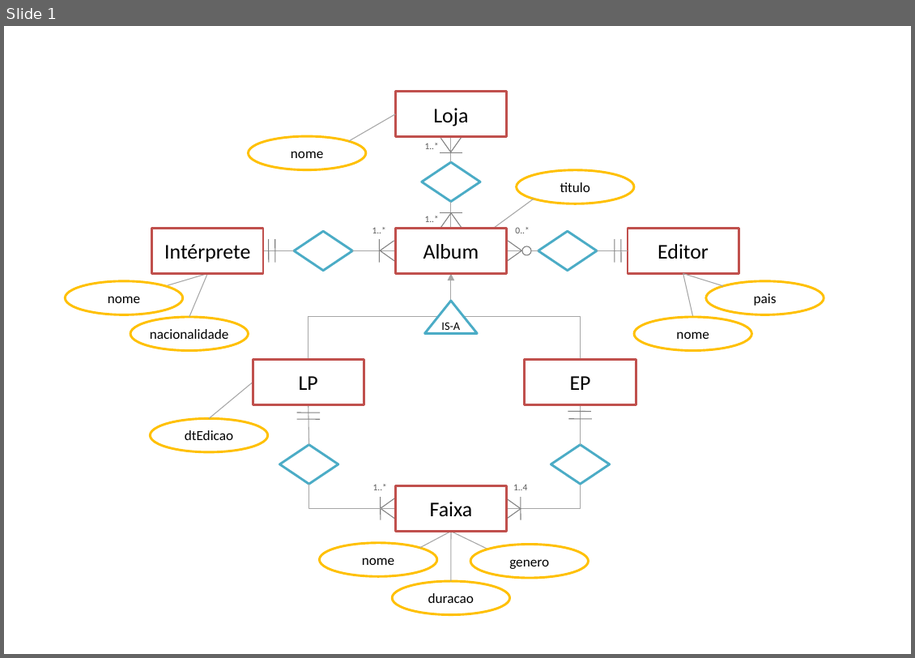
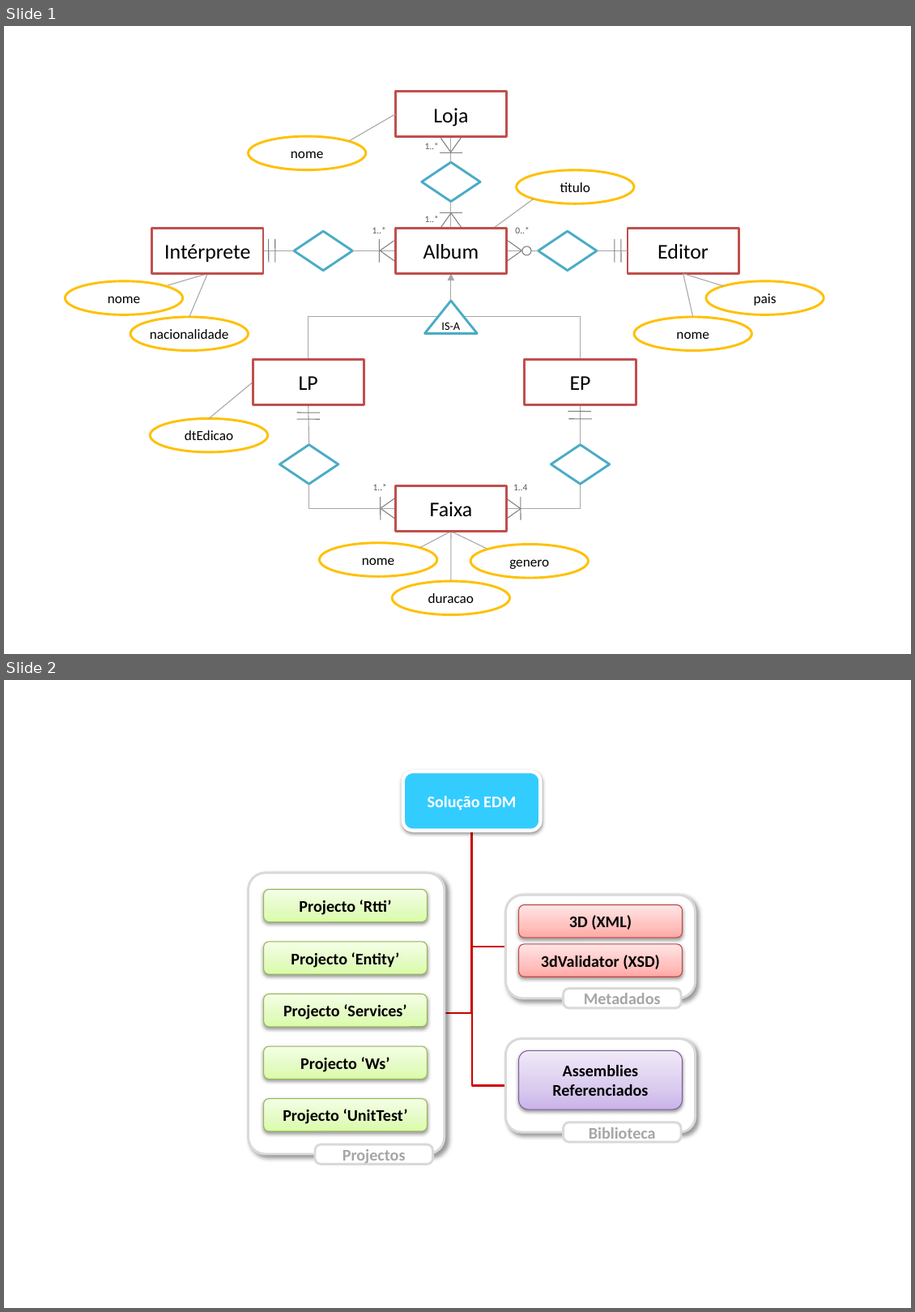
Before and after one commit to Netivski/projectoseminario, a slide deck: Documentação/Report Structures.pptx. Shown one above the other, each under a label of ours: slide 1 before the commit, slides 1 and 2 after it. The pictures are 915x658 and 915x1312 pixels, drawn with LibreOffice and Linux fonts; fonts in the diff are those of the drawing. Boxes give left, top, right and bottom in pixels: in the first picture for what was removed or moved away, otherwise in the second. Text is boxed around its words. In the diff, an @@ line names an element or a change of style, - is before the commit and + after.

```diff
--- a/Documentação/Report Structures.pptx
+++ b/Documentação/Report Structures.pptx
@@ slide 2 added at (4,680,911,1308), background #FFFFFF @@
@@ group added at (249,772,696,1164): 15 rounded rectangles, 3 elbow lines @@
+Solução EDM
+Projecto ‘Rtti’
+Projecto ‘Entity’
+Projecto ‘Services’
+Projecto ‘Ws’
+Projecto ‘UnitTest’
+Projectos
+3D (XML)
+3dValidator (XSD)
+Metadados
+Assemblies Referenciados
+Biblioteca
```
Also in this commit, not shown: 9 other slides added, 1 slide removed, 1 other file.
